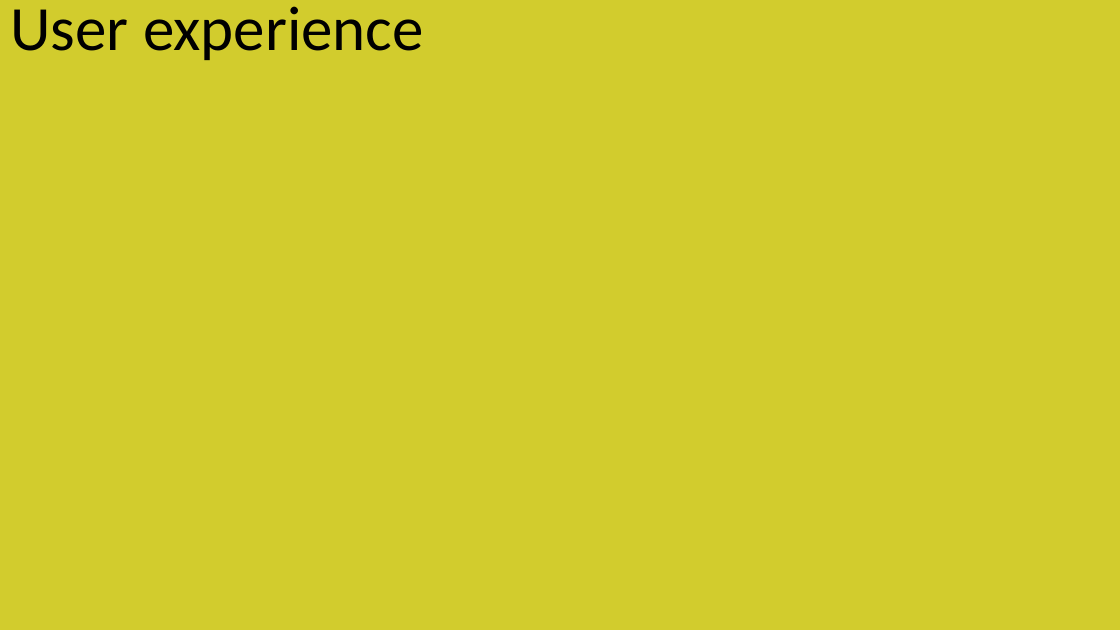
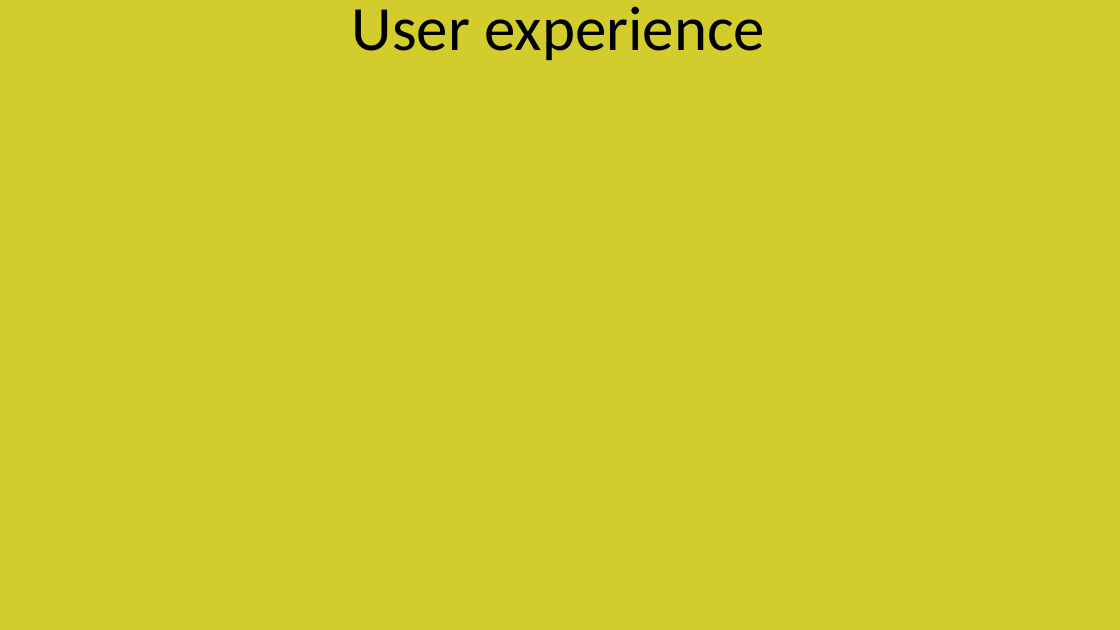
Before and after one commit to simonepetruzzi/Musikult, a slide deck: slide 3 of Musikult.pptx. Drawn at 1120x630 pixels with LibreOffice and Linux fonts; fonts in the diff are those of the drawing; background and template pictures are left out. Boxes give left, top, right and bottom in pixels: in the first picture for what was removed or moved away, otherwise in the second. Text is boxed around its words. In the diff, an @@ line names an element or a change of style, - is before the commit and + after.

```diff
--- a/Musikult.pptx
+++ b/Musikult.pptx
@@ text "User experience": place and size @@
-text "User experience" at bbox=[11, 6, 424, 60]
+text "User experience" at bbox=[352, 6, 765, 60]
```
Also in this commit, not shown: 3 other slides changed, 2 other files.
